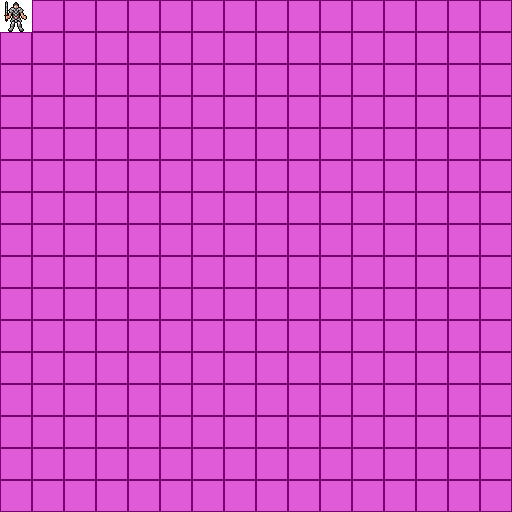
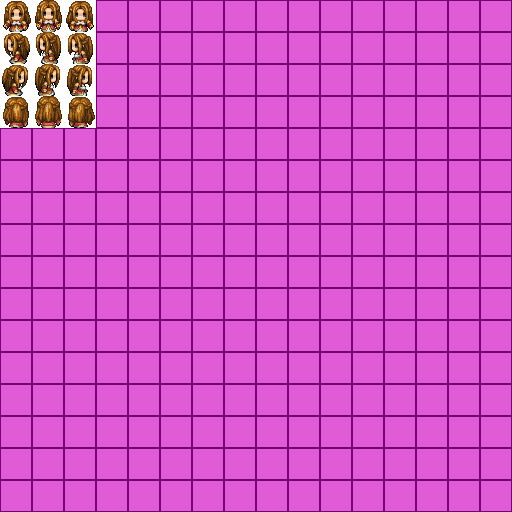
Two versions of the same layered image (512 x 512). Layer-by-layer changes:
removed layer "scalemail2.png" over [8, 7, 24, 23]
removed layer "leg_armor01.png" over [8, 17, 24, 32]
removed layer "short_black.png" over [14, 8, 18, 12]
removed layer "sword3.png" over [4, 1, 9, 22]
painted on "Layer" over [2, 0, 95, 128]
removed layer "Base" over [5, 2, 27, 32]
painted on "Background", masked it over [0, 0, 96, 128]
